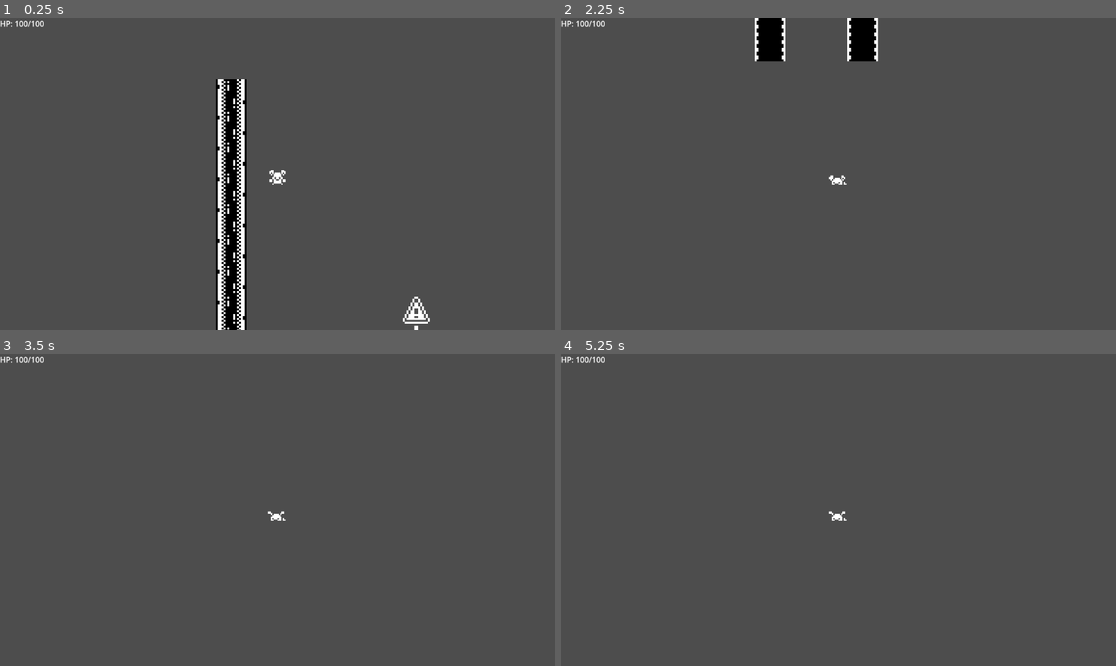
Above: before the commit, frames 1-4 (two rows, left to right).
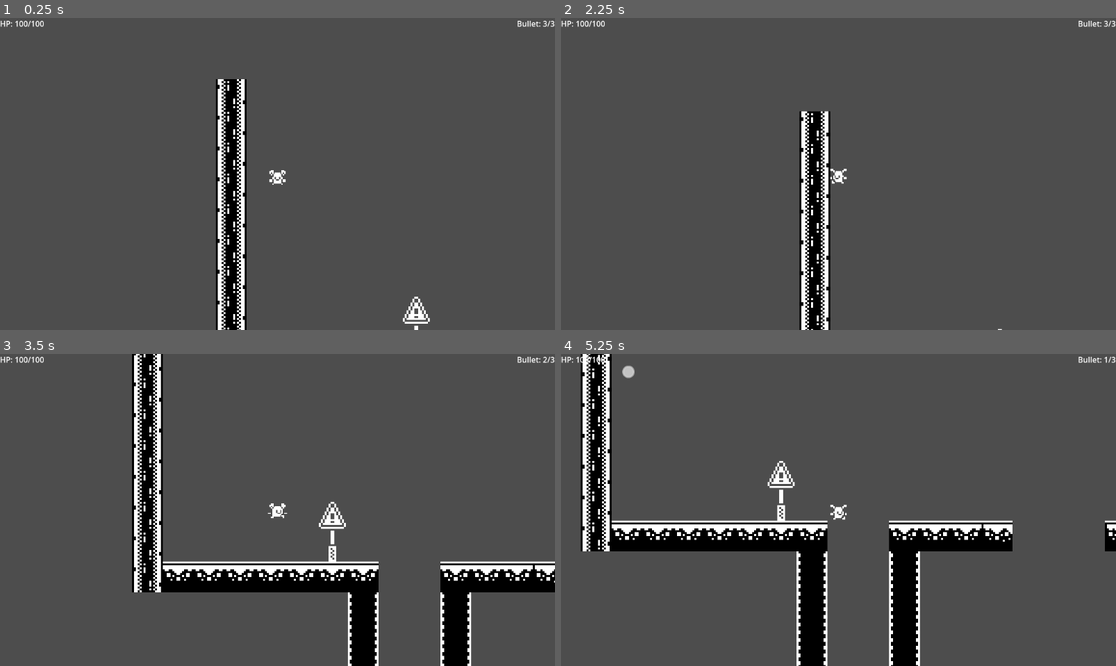
Above: after the commit, the same moments.

Repository: bima335/Prototype_pltfrmr
Game: Godot game, scene res://Scenes/Player/player.tscn
Same seed, same stepped clock (60 frames per second), same inputs: the game is played once before the commit and once after it.
Inputs (mouse positions are in pixels of both pictures, inside the frame that each line leads up to):
- Up to frame 1 (0.25 s): no input
- Up to frame 2 (2.25 s): move the mouse to (960, 158) at 0.52 s; hold D (right) 0.53-2.03 s; click (960, 158) at 0.6 s; tap Space (jump) at 0.77, 0.8, 1.07, 1.35, 1.52, 1.82 s; move the mouse to (727, 189) at 1.27 s; click (727, 189) at 1.55 s; move the mouse to (894, 105) at 2.02 s; hold A (left) from 2.03 s (still down); right-click (894, 105) at 2.1 s
- Up to frame 3 (3.5 s): tap Space (jump) at 2.3, 3.02, 3.32 s; move the mouse to (249, 572) at 2.77 s; release A (left) at 2.78 s; hold D (right) from 2.78 s (still down); click (249, 572) at 2.85 s
- Up to frame 4 (5.25 s): move the mouse to (1005, 556) at 3.52 s; click (1005, 556) at 3.6 s; tap Space (jump) at 3.77, 3.8, 4.07, 4.35, 4.52, 4.82 s; move the mouse to (672, 463) at 4.27 s; release D (right) at 4.28 s; hold A (left) 4.28-5.03 s; click (672, 463) at 4.55 s; move the mouse to (866, 510) at 5.02 s; hold D (right) from 5.03 s (still down); right-click (866, 510) at 5.1 s

The runs differ from the first frame. In frame 1, less than 0.1% of the frame differs, in the area x 93-100%, y 0-3%; in frame 2, 5.5%; in frame 3, 13%; in frame 4, 14%, in the area x 3-100%, y 0-100%.

Commit message:
reset and cap

Diff:
--- a/Scenes/Management/controller.tscn
+++ b/Scenes/Management/controller.tscn
@@ -5,5 +5,6 @@
 [node name="Controller" type="Node"]
 script = ExtResource("1_aa72r")
 
+[connection signal="Bullet_change" from="." to="." method="_on_bullet_change"]
 [connection signal="Enemy_hitted" from="." to="." method="_on_enemy_hitted"]
 [connection signal="Player_hitted" from="." to="." method="_on_player_hitted"]
--- a/Scenes/UI/hud.tscn
+++ b/Scenes/UI/hud.tscn
@@ -1,6 +1,6 @@
 [gd_scene load_steps=2 format=3 uid="uid://c0newl871h53r"]
 
-[ext_resource type="Script" uid="uid://bi3uysjp444ee" path="res://Scenes/UI/hud.gd" id="1_sprlj"]
+[ext_resource type="Script" uid="uid://b5ko6gwlgmkwm" path="res://Scripts/UI/hud.gd" id="1_sprlj"]
 
 [node name="HUD" type="CanvasLayer"]
 script = ExtResource("1_sprlj")
@@ -16,3 +16,13 @@
 offset_right = 63.0
 offset_bottom = 23.0
 text = "HP:"
+
+[node name="Bullet" type="Label" parent="Control"]
+layout_mode = 1
+anchors_preset = 1
+anchor_left = 1.0
+anchor_right = 1.0
+offset_left = -40.0
+offset_bottom = 23.0
+grow_horizontal = 0
+text = "Bullet:"
--- a/Scripts/Area/death_area.gd
+++ b/Scripts/Area/death_area.gd
@@ -3,4 +3,5 @@
 func _on_body_entered(body: Node2D) -> void:
 	if body.name == "Player":
 		Controller.is_die = true
-		Controller.toggle_pause()
+		#Controller.toggle_pause()
+		Controller.die_and_reset()
--- a/Scripts/Management/controller.gd
+++ b/Scripts/Management/controller.gd
@@ -2,12 +2,18 @@
 
 signal Player_hitted(damage)
 signal Enemy_hitted(hp)
+signal Bullet_change(state, amount)
 
 const player = preload("res://Scenes/Player/player.tscn")
 const area1 = preload("res://Scenes/Area/area_1.tscn")
 
 @export var Player_max_hp = 100
 var Player_current_hp = Player_max_hp
+@export var Player_max_bullet = 3
+var Player_current_bullet = Player_max_bullet
+var Bullet_ready := true
+
+var Player_current_position = player.instantiate().position
 
 var is_die = false
 var wait_time := 0
@@ -20,6 +26,12 @@
 
 func switch_scene():
 	get_tree().change_scene_to_packed.call_deferred(current_level)
+
+func die_and_reset():
+	is_die = false
+	Player_current_hp = Player_max_hp
+	Player_current_bullet = Player_max_bullet
+	get_tree().reload_current_scene()
 
 func toggle_pause():
 	if is_die:
@@ -41,3 +53,13 @@
 	if Player_current_hp <= 0:
 		is_die = true
 		toggle_pause()
+
+
+func _on_bullet_change(state, amount: Variant) -> void:
+	if state == "used":
+		Player_current_bullet -= amount
+	elif state == "added":
+		if Player_current_bullet < Player_max_bullet:
+			Player_current_bullet += amount
+		else:
+			print("Bullet full")
--- a/Scripts/Management/enemy_hit.gd
+++ b/Scripts/Management/enemy_hit.gd
@@ -4,7 +4,6 @@
 
 func take_damage(damage:int) -> void:
 	hp -= damage
-	print("hit, sisa", hp)
 
 	if hp <= 0:
 		set_physics_process(false)
--- a/Scripts/Player/player.gd
+++ b/Scripts/Player/player.gd
@@ -1,6 +1,6 @@
 extends CharacterBody2D
 
-var bullet_ready : bool = true
+var bullet_ready = true
 var dash_ready : bool = true
 
 @export var cooldown_bullet : int = 1
@@ -17,7 +17,7 @@
 var target_position = Vector2()
 
 func _ready() -> void:
-	position.y = 500
+	position.y = Controller.Player_current_position.y + 500
 	$AnimatedSprite2D.play("Idle")
 	add_to_group("pausable")
 
@@ -27,10 +27,12 @@
 		if Input.is_action_just_pressed("shot") and bullet_ready:
 			$ShotAudio.play()
 			shoot()
+			var current_bullet = Controller.Player_current_bullet
 			bullet_ready = false
 			var timer = get_tree().create_timer(cooldown_bullet)
 			timer.timeout.connect(func():
 				if is_instance_valid(self):
+					if current_bullet > 0:
 						bullet_ready = true
 				)
 
@@ -61,7 +63,6 @@
 			if Input.is_action_just_pressed("jump"):
 				$AnimatedSprite2D.play("Jump")
 				velocity.y = JUMP_SPEED
-				print(Controller.is_die)
 				$JumpAudio.play()
 	else :
 		velocity.x = 0
@@ -70,6 +71,7 @@
 	move_and_slide()
 
 func shoot():
+	Controller.Bullet_change.emit("used", 1)
 	var bullet = bullet_scene.instantiate()
 	bullet.position = global_position
 	bullet.direction = (get_global_mouse_position() - global_position).normalized()
--- /dev/null
+++ b/Scripts/UI/hud.gd
@@ -0,0 +1,6 @@
+extends CanvasLayer
+
+# Called when the node enters the scene tree for the first time.
+func _process(delta: float) -> void:
+	$Control/HP.text = "HP: %d"% Controller.Player_current_hp + "/%d"% Controller.Player_max_hp
+	$Control/Bullet.text = "Bullet: %d"% Controller.Player_current_bullet + "/%d"% Controller.Player_max_bullet
Not shown, changed: Scenes/UI/hud.gd.uid
Not shown, added: Scripts/UI/hud.gd.uid
